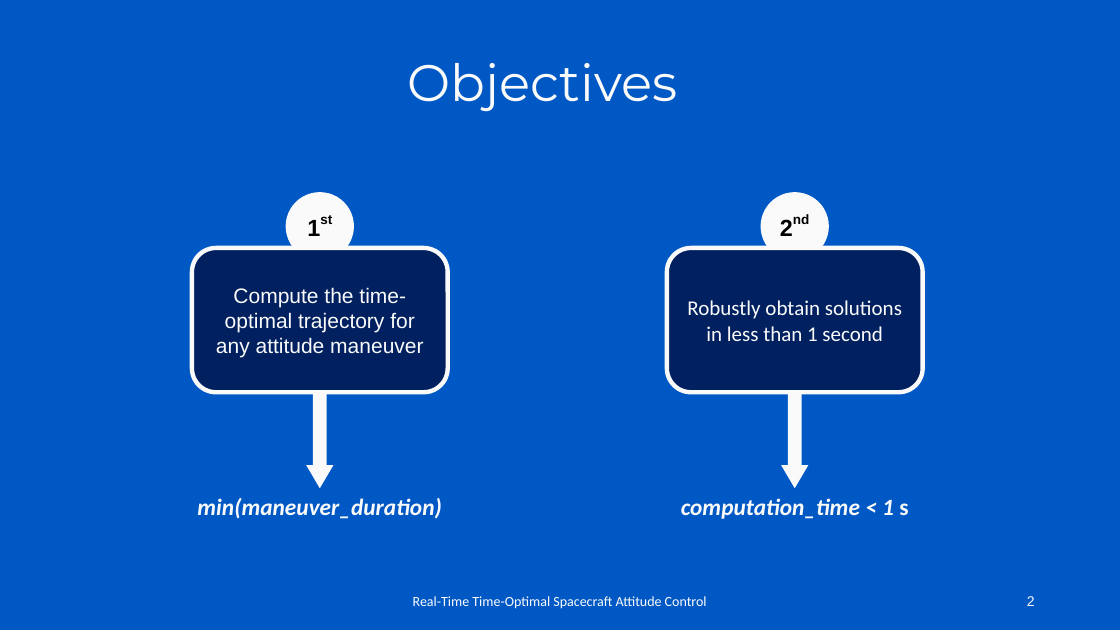
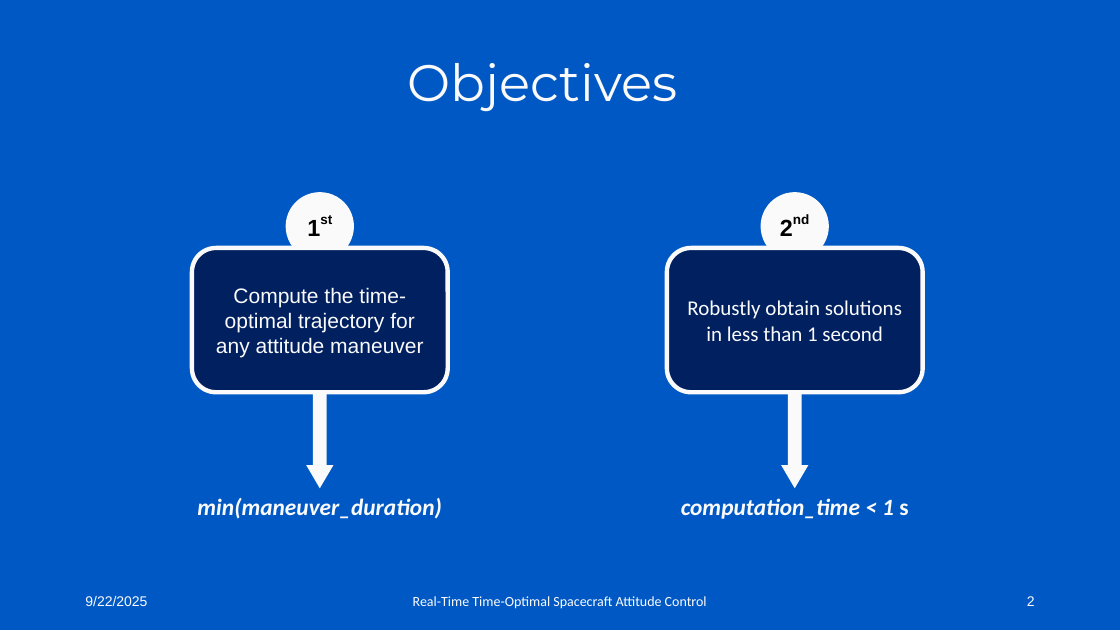
Before and after one commit to Leo8ner/TimeOptimalAttitudeControl, a slide deck: slide 2 of Presentations/Mid-Term Presentation.pptx. Drawn at 1120x630 pixels with LibreOffice and Linux fonts; fonts in the diff are those of the drawing; background and template pictures are left out. Boxes give left, top, right and bottom in pixels: in the first picture for what was removed or moved away, otherwise in the second. Text is boxed around its words. In the diff, an @@ line names an element or a change of style, - is before the commit and + after.

```diff
--- a/Presentations/Mid-Term Presentation.pptx
+++ b/Presentations/Mid-Term Presentation.pptx
@@ text added at <box>85,596,147,606</box>, 12 pt, text #FBFBFB @@
+9/22/2025
```
Also in this commit, not shown: 4 other slides changed, 4 slides added.
